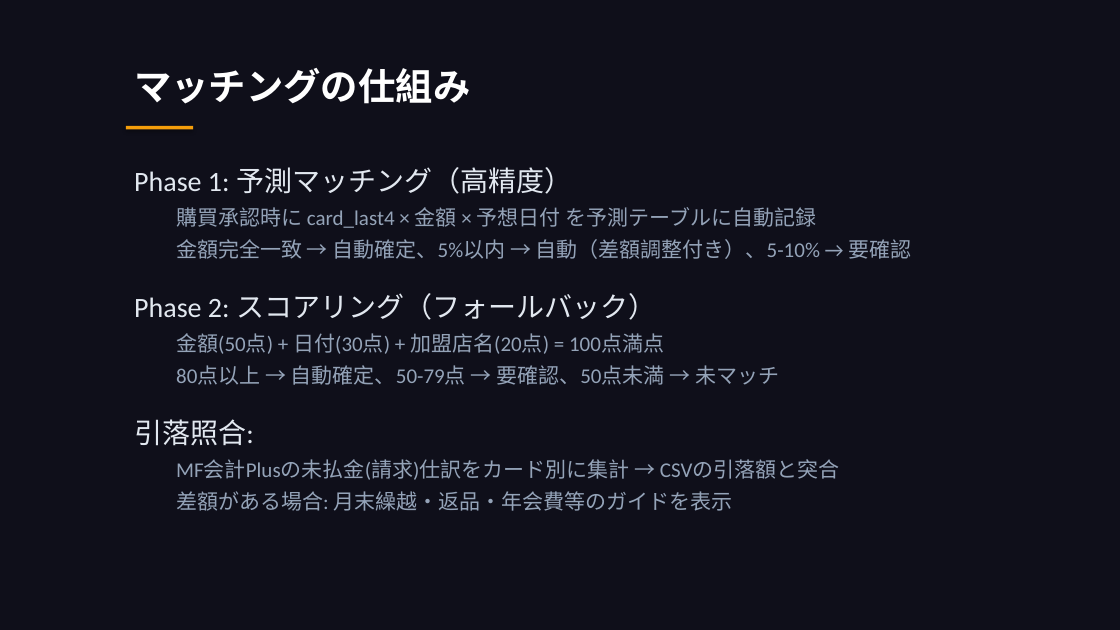
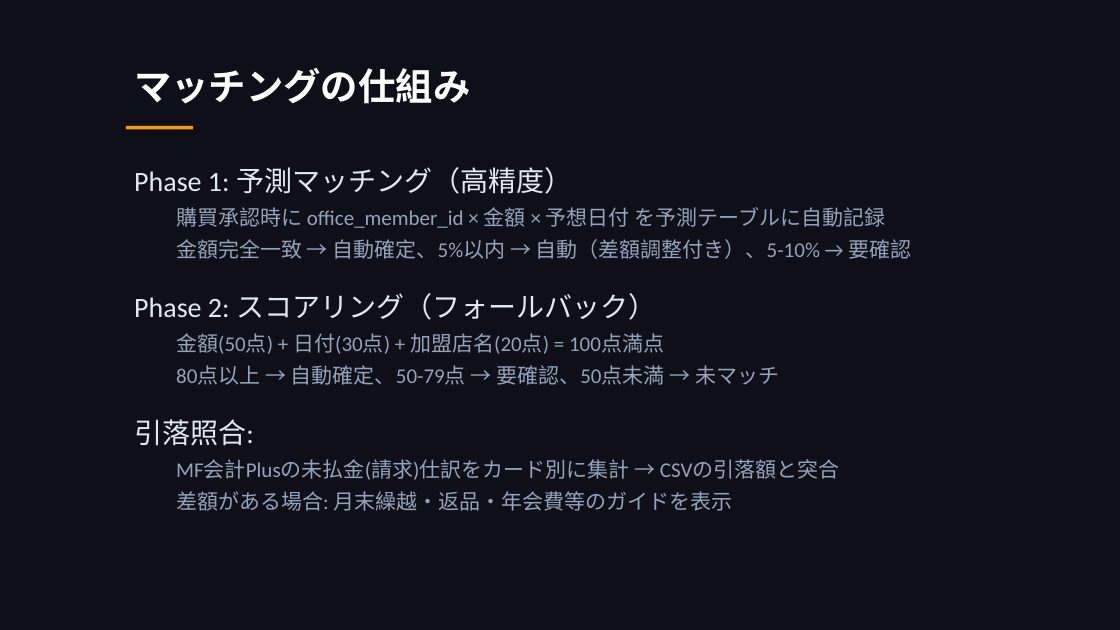
Before and after one commit to takeshiizawa123/next-procurement-poc, a slide deck: slide 27 of docs/operational-guide.pptx. Drawn at 1120x630 pixels with LibreOffice and Linux fonts; fonts in the diff are those of the drawing. Boxes give left, top, right and bottom in pixels: in the first picture for what was removed or moved away, otherwise in the second. Text is boxed around its words. In the diff, an @@ line names an element or a change of style, - is before the commit and + after.

```diff
--- a/docs/operational-guide.pptx
+++ b/docs/operational-guide.pptx
@@ text at (x1=176, y1=207, x2=885, y2=228): text changed @@
-  購買承認時に card_last4 × 金額 × 予想日付 を予測テーブルに自動記録
+  購買承認時に office_member_id × 金額 × 予想日付 を予測テーブルに自動記録
```
Also in this commit, not shown: 5 other slides changed, 4 other files.
